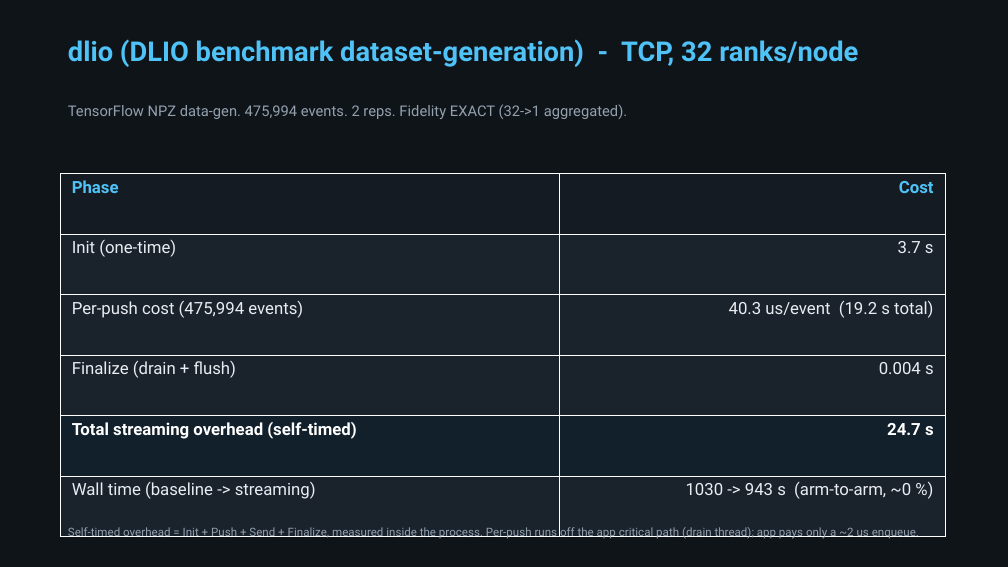
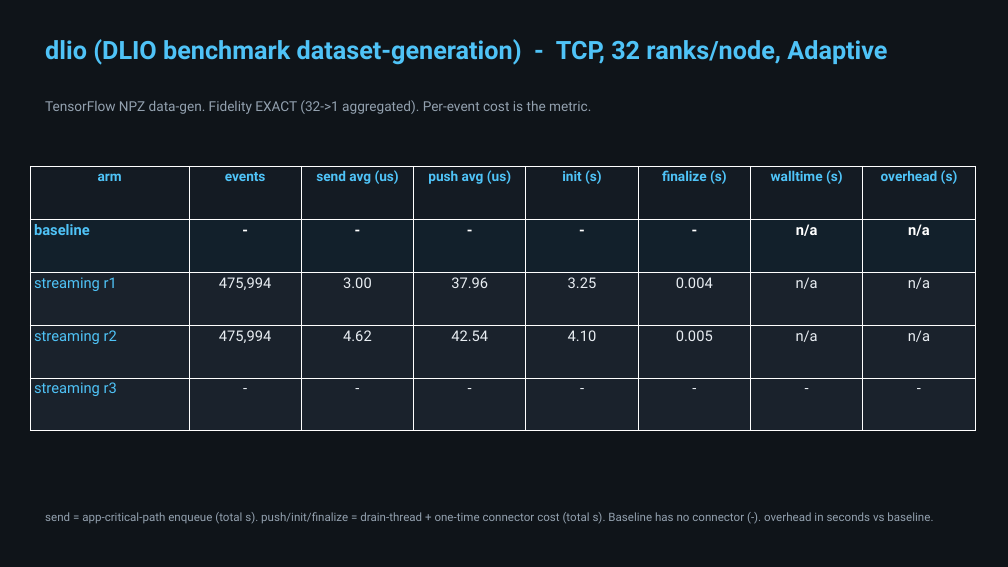
Before and after one commit to hariteja-jajula/darshan-mofka, a slide deck: slide 6 of deliverables/paper_overhead_tables.pptx. Drawn at 1008x567 pixels with LibreOffice and Linux fonts; fonts in the diff are those of the drawing. Boxes give left, top, right and bottom in pixels: in the first picture for what was removed or moved away, otherwise in the second. Text is boxed around its words. In the diff, an @@ line names an element or a change of style, - is before the commit and + after.

Commit message:
demo: manual login-node pipeline (start_server + run_producer) + workloads README
- server/start_server.sh: manual step 1 -- start bedrock broker over ofi+tcp, create the
  darshan topic + partition, write server/mofka.json (launched from server/ so the flock
  group file lands there).
- server/run_producer.sh: manual step 3 -- run a workload under LD_PRELOAD libdarshan with
  streaming on (DIASPORA_C_SENDER_THREADS=1), against the live broker.
- workloads/README.md: "Manual demo (login node)" -- 3-terminal server/consumer/producer
  walkthrough, fidelity verify step, and one-shot job.sh fallback.
- workloads/mpi/mofka_forward_mpiio.c: IO_SLEEP_MS pacing + MPI_Wtime WORK markers so the
  MPI workload runs a comparable wall instead of ~0.3s.
- workloads/job.sh: shell date WORK_SH markers on the legacy path (true workload wall for
  mpi/dlio, excluding broker/consumer setup + drain).
- lib/run.sh: forward IO_SLEEP_MS to the mpi workload.
- run_artifacts/jobs/paper: extract.sh reads WORK_SH fallback; paced mpi/dlio wrappers.
- deliverables: 4-row x 7-col overhead tables (events, send/push avg us, init, finalize,
  walltime, overhead).

```diff
--- a/deliverables/paper_overhead_tables.pptx
+++ b/deliverables/paper_overhead_tables.pptx
@@ text at (x1=45, y1=39, x2=887, y2=65): text changed; size 26 to 24 pt @@
-dlio (DLIO benchmark dataset-generation) - TCP, 32 ranks/node
+dlio (DLIO benchmark dataset-generation) - TCP, 32 ranks/node, Adaptive
@@ text at (x1=45, y1=100, x2=591, y2=114): text changed; size 14 to 13 pt @@
-TensorFlow NPZ data-gen. 475,994 events. 2 reps. Fidelity EXACT (32->1 aggregated).
+TensorFlow NPZ data-gen. Fidelity EXACT (32->1 aggregated). Per-event cost is the metric.
@@ table at (x1=30, y1=166, x2=978, y2=431) @@
-Phase | Cost
-Init (one-time) | 3.7 s
-Per-push cost (475,994 events) | 40.3 us/event (19.2 s total)
-Finalize (drain + flush) | 0.004 s
-Total streaming overhead (self-timed) | 24.7 s
-Wall time (baseline -> streaming) | 1030 -> 943 s (arm-to-arm, ~0 %)
+arm | events | send avg (us) | push avg (us) | init (s) | finalize (s) | walltime (s) | overhead (s)
+baseline | - | - | - | - | - | n/a | n/a
+streaming r1 | 475,994 | 3.00 | 37.96 | 3.25 | 0.004 | n/a | n/a
+streaming r2 | 475,994 | 4.62 | 42.54 | 4.10 | 0.005 | n/a | n/a
+streaming r3 | - | - | - | - | - | - | -
@@ table resized from (x1=60, y1=174, x2=945, y2=537) to (x1=30, y1=166, x2=978, y2=431) @@
@@ text at (x1=45, y1=512, x2=933, y2=524): text changed @@
-Self-timed overhead = Init + Push + Send + Finalize, measured inside the process. Per-push runs off the app critical path (drain thread); app pays only a ~2 us enqueue.
+send = app-critical-path enqueue (total s). push/init/finalize = drain-thread + one-time connector cost (total s). Baseline has no connector (-). overhead in seconds vs baseline.
```
Also in this commit, not shown: 5 other slides changed, 10 other files.
